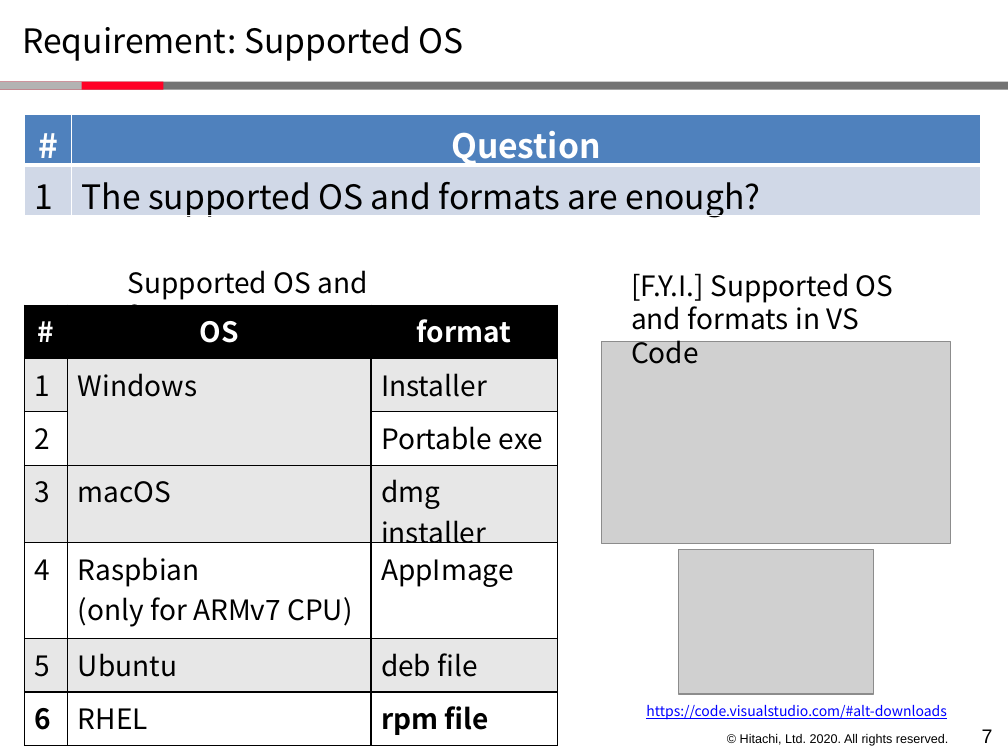
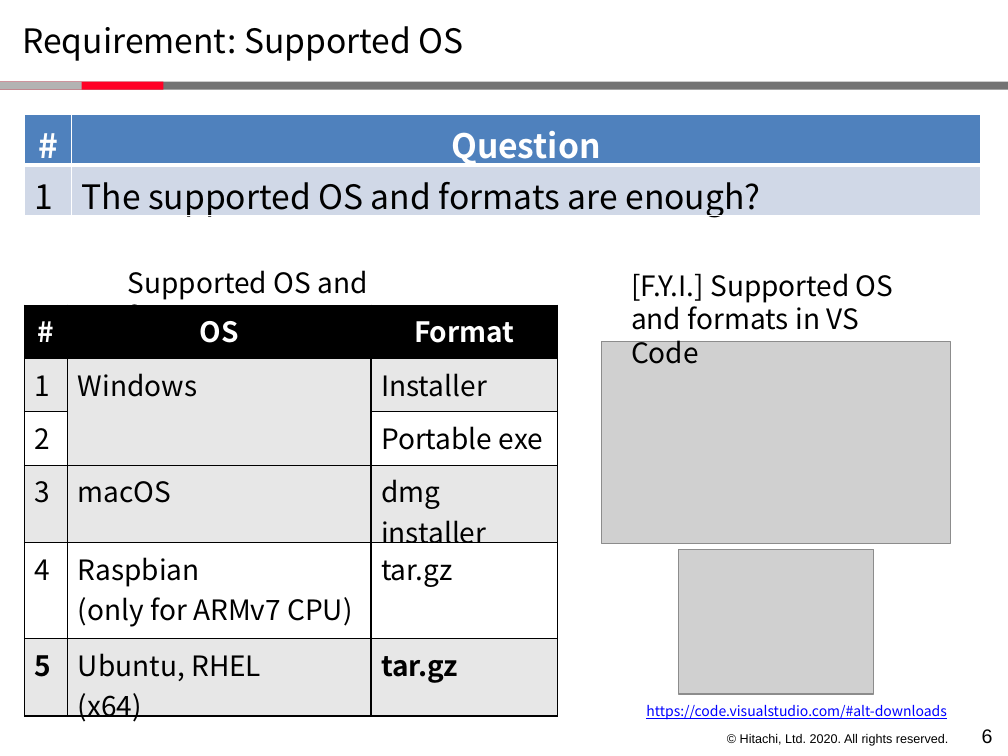
Before and after one commit to node-red-hitachi/node-red-notes, a slide deck: slide 7 of Teleconference/20200428/01-standalone_nodered.pptx (slide 8 before the commit). Drawn at 1008x756 pixels with LibreOffice and Linux fonts; fonts in the diff are those of the drawing; grey boxes stand for pictures; background and template pictures are left out. Boxes give left, top, right and bottom in pixels: in the first picture for what was removed or moved away, otherwise in the second. Text is boxed around its words. In the diff, an @@ line names an element or a change of style, - is before the commit and + after.

```diff
--- a/Teleconference/20200428/01-standalone_nodered.pptx
+++ b/Teleconference/20200428/01-standalone_nodered.pptx
@@ table at box(24, 305, 557, 726) @@
-row 1, column 3: format
+row 1, column 3: Format
-row 5: 4 | Raspbian / (only for ARMv7 CPU) | AppImage
-row 6: 5 | Ubuntu | deb file
-row 7: 6 | RHEL | rpm file
+row 5: 4 | Raspbian / (only for ARMv7 CPU) | tar.gz
+row 6: 5 | Ubuntu, RHEL / (x64) | tar.gz
@@ page number at box(982, 729, 993, 744): text changed @@
-7
+6
```
Also in this commit, not shown: 4 other slides changed, 1 slide removed.
